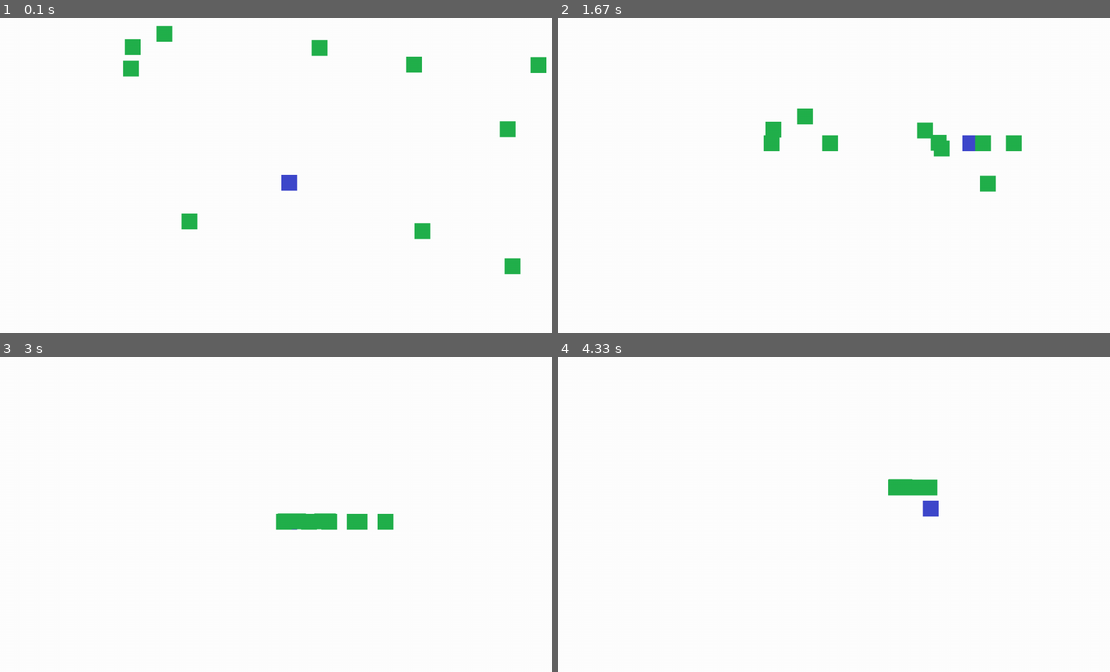
Above: before the commit, frames 1-4 (two rows, left to right).
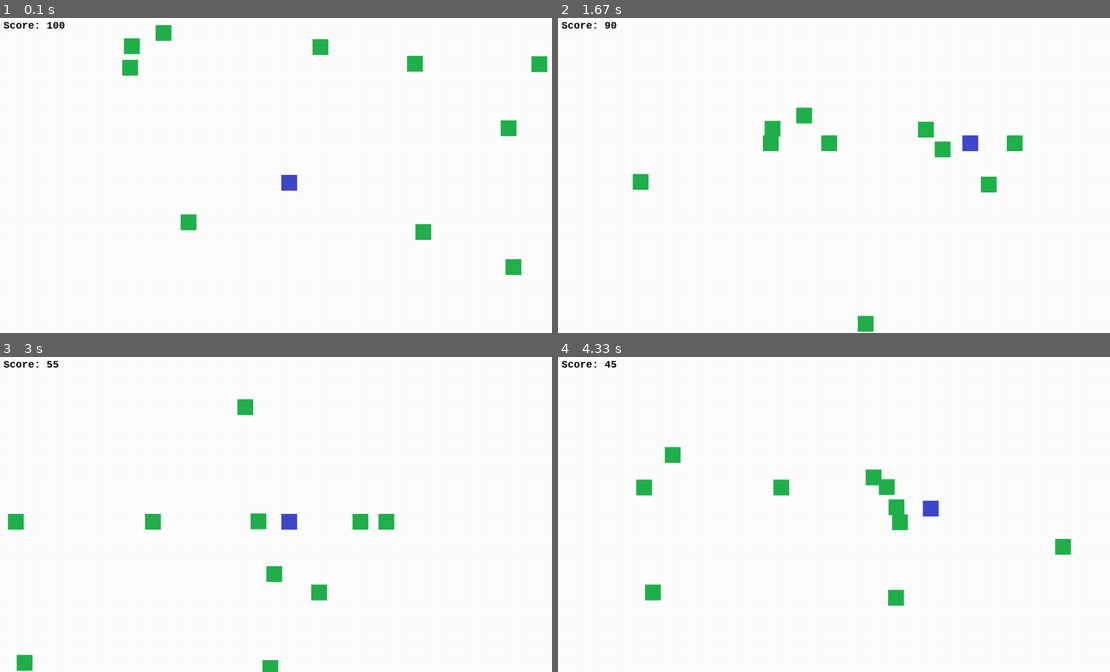
Above: after the commit, the same moments.

Repository: Srat00/PyGameProject
Game: pygame game, started from pyGameTest.py
Two runs of this game, one before a commit and one after it. Both use one fixed random seed, a clock stepped at 60 frames per second and the inputs below.
Inputs:
- Up to frame 1 (0.1 s): no input
- Up to frame 2 (1.67 s): hold Right 0.33-0.8 s; hold Up 0.83-1.13 s; hold Right 1.17-1.63 s
- Up to frame 3 (3 s): hold Left 1.67-2.2 s; hold Down 2.23-2.53 s; hold Left 2.57-2.97 s
- Up to frame 4 (4.33 s): hold Up 3-3.37 s; hold Right 3.4-4.03 s; hold Down from 4.07 s (still down)

The runs differ from the first frame. In frame 1, 0.6% of the frame differs, in the area x 0-100%, y 1-82%; in frame 2, 0.9%; in frame 3, 2.0%, in the area x 0-72%, y 1-100%; in frame 4, 2.0%.

Commit message:
pyGame Updated

Diff:
--- /dev/null
+++ b/pyGameCollideExample.py
@@ -0,0 +1,34 @@
+# ================================================
+# Original : https://stackoverflow.com/questions/29640685/how-do-i-detect-collision-in-pygame
+# Description : pygame.Rect.colliderect()를 사용해 충돌을 감지하는 예제. Collision이 어떻게 동작하는지 이해할 수 있다.
+# ================================================
+import pygame
+
+pygame.init()
+window = pygame.display.set_mode((250, 250))
+# rect1 생성, 위치를 화면의 중심으로 설정. inflate()는 rect의 크기를 늘려줌.
+rect1 = pygame.Rect(*window.get_rect().center, 0, 0).inflate(75, 75)
+# rect2 생성
+rect2 = pygame.Rect(0, 0, 75, 75)
+
+run = True
+while run:
+    for event in pygame.event.get():
+        if event.type == pygame.QUIT:
+            run = False
+
+    # rect2의 위치를 마우스 위치로 설정
+    rect2.center = pygame.mouse.get_pos()
+    # rect1과 rect2가 충돌했는지 확인
+    collide = rect1.colliderect(rect2)
+    # 충돌했다면 rect1의 색상을 빨간색으로, 아니라면 흰색으로 설정
+    color = (255, 0, 0) if collide else (255, 255, 255)
+
+    window.fill(0)
+    # rect1과 rect2를 그림
+    pygame.draw.rect(window, color, rect1)
+    pygame.draw.rect(window, (0, 255, 0), rect2, 6, 1)
+    pygame.display.flip()
+
+pygame.quit()
+exit()
--- a/pyGameTest.py
+++ b/pyGameTest.py
@@ -1,6 +1,14 @@
+# ================================================
+# Description: PyGame을 이용한 간단한 피하기 게임
+# Author: Rocky Eo
+# Since: 2023-04-28
+# Version: 1.0.0
+# ================================================
+
 import pygame
 import random
-import math
+from tkinter import *
+from tkinter import messagebox
 
 # Pygame 초기화
 pygame.init()
@@ -19,76 +27,140 @@
 RED = (255, 0, 0)
 
 # 객체 정의
+# 주인공 객체
 class Player:
+    # 초기 설정
     def __init__(self):
+        # 좌표, 각도, 속도 설정
         self.x = SCREEN_WIDTH // 2
         self.y = SCREEN_HEIGHT // 2
         self.angle = 0
         self.speed = 5
 
+        # 이미지 설정
+        # 이미지 불러오기, convert_alpha()는 이미지의 배경을 투명하게 만듦
         self.image = pygame.image.load("image/player.png").convert_alpha()
-        self.rotated_image = pygame.transform.rotate(self.image, self.angle).convert_alpha()
-
-        self.mask = pygame.mask.from_surface(self.rotated_image)
-        self.rect = self.rotated_image.get_rect()
-        self.rect.x = self.x
-        self.rect.y = self.y
-
+        # 이미지의 중심 좌표를 구함. 기본적으로 이미지의 좌상단이 기준이므로, 이미지의 크기의 반을 더해줌.
+        self.center = (self.x + self.image.get_width() // 2, self.y + self.image.get_height() // 2)
+        # 객체 충돌 기준 설정
+        self.rect = self.image.get_rect()
+        self.rect.center = self.center
+
+    # 이미지 회전
     def rotate(self, angle):
-        self.rotated_image = pygame.transform.rotate(self.image, self.angle)
-
+        # 이미지 회전, 회전한 이미지를 self.image에 오버라이드함.
+        self.image = pygame.transform.rotate(self.image, self.angle).convert_alpha()
+
+    # 이미지 그리기
     def draw(self):
-        screen.blit(self.rotated_image, (self.x + self.image.get_width() // 2 - self.rotated_image.get_width() // 2,
-                                         self.y + self.image.get_height() // 2 - self.rotated_image.get_height() // 2))
-
+        # 객체의 충돌 기준을 그림 (디버그용)
+        pygame.draw.rect(screen, BLACK, self.rect, 1)
+        # 이미지를 그림
+        screen.blit(self.image, (self.x, self.y))
+
+    # 객체 이동, 객체의 충돌기준도 같이 움직이게 처리해줘야 함.
     def move_up(self):
+        self.rect.centery -= self.speed
         self.y -= self.speed
 
     def move_down(self):
+        self.rect.centery += self.speed
         self.y += self.speed
 
     def move_left(self):
+        self.rect.centerx -= self.speed
         self.x -= self.speed
 
     def move_right(self):
+        self.rect.centerx += self.speed
         self.x += self.speed
 
+# 적 개체
 class Zombie:
+    # 초기 설정
     def __init__(self):
+        # 좌표, 각도, 속도 설정. 스폰은 랜덤으로 한다.
+        self.x = random.randrange(SCREEN_WIDTH)
+        self.y = random.randrange(SCREEN_HEIGHT)
         self.angle = 0
         self.speed = 2
+
+        # 이미지 설정. 세부 사항은 주인공 객체와 동일함.
+        self.image = pygame.image.load("image/zombie.png").convert_alpha()
+        self.center = (self.x + self.image.get_width() // 2, self.y + self.image.get_height() // 2)
+
+        # 객체 충돌 기준 설정
+        self.rect = self.image.get_rect()
+        self.rect.center = self.center
+
+    # 이미지 그리기. 세부 사항은 주인공 객체와 동일함.
+    def draw(self):
+        pygame.draw.rect(screen, RED, self.rect, 1)
+        screen.blit(self.image, (self.x, self.y))
+
+    # 객체 이동. 세부 사항은 주인공 객체와 동일함.
+    def move_up(self):
+        self.rect.centery -= self.speed
+        self.y -= self.speed
+
+    def move_down(self):
+        self.rect.centery += self.speed
+        self.y += self.speed
+
+    def move_left(self):
+        self.rect.centerx -= self.speed
+        self.x -= self.speed
+
+    def move_right(self):
+        self.rect.centerx += self.speed
+        self.x += self.speed
+
+    # 충돌 기준 중심 보정
+    def set_rect_center(self, x, y):
+        # 랜덤 좌표 이동시 충돌 기준이 따라가지 않으므로, 충돌 기준을 보정해줌.
+        self.rect.center = (x + self.image.get_width() // 2, y + self.image.get_height() // 2)
+
+    # 좀비 개체 충돌 이벤트 처리
+    def collision(self):
+        # 충돌시 랜덤 좌표로 이동.
         self.x = random.randrange(SCREEN_WIDTH)
         self.y = random.randrange(SCREEN_HEIGHT)
-
-        self.image = pygame.image.load("image/zombie.png").convert_alpha()
-        self.rotated_image = pygame.transform.rotate(self.image, self.angle).convert_alpha()
-
-        self.mask = pygame.mask.from_surface(self.rotated_image)
-        self.rect = self.rotated_image.get_rect()
-        self.rect.x = self.x
-        self.rect.y = self.y
-
+        # 충돌 기준 보정.
+        self.set_rect_center(self.x, self.y)
+
+# 점수 개체
+class Score:
+    # 초기 설정
+    def __init__(self):
+        # 점수, 텍스트 변수 선언
+        self.score = 0
+        self.text = "Score: "
+
+        # 폰트 설정 (폰트, 크기, 굵기, 기울임)
+        self.scoreText = pygame.font.SysFont("Consolas", 25, True, False)
+
+        # 텍스트 렌더 설정 (텍스트, 안티앨리어싱, 색상)
+        self.render = self.scoreText.render(self.text + str(self.score), True, BLACK)
+
+        # 텍스트 렌더의 중심 좌표 설정
+        self.rect = self.render.get_rect()
+        self.rect.center = (SCREEN_WIDTH // 20, 20)
+
+    # 텍스트 그리기
     def draw(self):
-        screen.blit(self.rotated_image, (self.x + self.image.get_width() // 2 - self.rotated_image.get_width() // 2,
-                                         self.y + self.image.get_height() // 2 - self.rotated_image.get_height() // 2))
-
-    def move_up(self):
-        self.y -= self.speed
-
-    def move_down(self):
-        self.y += self.speed
-
-    def move_left(self):
-        self.x -= self.speed
-
-    def move_right(self):
-        self.x += self.speed
-
-
-# 환경 변수
-zombie_amount = 10
+        # 텍스트 렌더를 화면에 그림. render를 다시 설정해주는 이유는 점수가 바뀔 때마다 다시 렌더를 해줘야 하기 때문.
+        self.render = self.scoreText.render(self.text + str(self.score), True, BLACK)
+        screen.blit(self.render, self.rect)
+
+    # 점수 설정. 점수를 가져와 더해줌.
+    def setScore(self, score):
+        self.score += score
+
+# ================================================================================================
+
+# 환경 변수 설정
+zombie_amount = 10 # 인 게임에서 변경 가능
 zombie_list = []
-
 
 # 게임 루프
 done = False
@@ -101,15 +173,23 @@
 # 적 생성
 for i in range(zombie_amount):
     zombie_list.append(Zombie())
+# 점수 생성
+score = Score()
+score.setScore(100)
+
+# ================================================================================================
 
 #게임 루프
 while not done:
+    # 초당 프레임 수 설정
+    clock.tick(60)
+
     # 이벤트 처리
     for event in pygame.event.get():
         if event.type == pygame.QUIT:
             done = True
 
-    # 플레이어 이동 처리
+    # 플레이어 이동 처리. elif를 사용하지 않은 이유는 키를 동시에 누를 수 있기 때문.
     keys = pygame.key.get_pressed()
     if keys[pygame.K_a] or keys[pygame.K_LEFT]:
         player.move_left()
@@ -122,7 +202,7 @@
 
     # 종합 좀비 이벤트 처리
     for i in range(zombie_amount):
-        # 좀비 이동 처리
+        # 좀비 이동 처리. 플레이어와 좀비의 좌표를 비교해 좀비가 플레이어를 따라가도록 함.
         if player.x > zombie_list[i].x:
             zombie_list[i].move_right()
         if player.x < zombie_list[i].x:
@@ -133,24 +213,28 @@
             zombie_list[i].move_up()
 
         # 좀비 충돌 처리
-        if pygame.sprite.collide_mask(player, zombie_list[i]):
-            print("HIT")
-            zombie_list[i].x = random.randrange(SCREEN_WIDTH)
-            zombie_list[i].y = random.randrange(SCREEN_HEIGHT)
-
+        if zombie_list[i].rect.colliderect(player.rect):
+            # 충돌시 이벤트 처리
+            zombie_list[i].collision()
+            score.setScore(-5)
+
+    # 게임 종료 조건 처리
+    if score.score <= 0:
+        # 알림창 띄우기. tkinter를 사용함.
+        Tk().wm_withdraw()
+        messagebox.showinfo("PyGameTest", "GAME OVER! ")
+        done = True
 
     # 업데이트
     screen.fill(WHITE)
 
+    # 객체 그리기
     player.draw()
-
     for i in range(zombie_amount):
         zombie_list[i].draw()
-
-    pygame.display.update()
-
-    # 초당 프레임 수 설정
-    clock.tick(60)
+    score.draw()
+
+    pygame.display.flip()
 
 # Pygame 종료
 pygame.quit()
